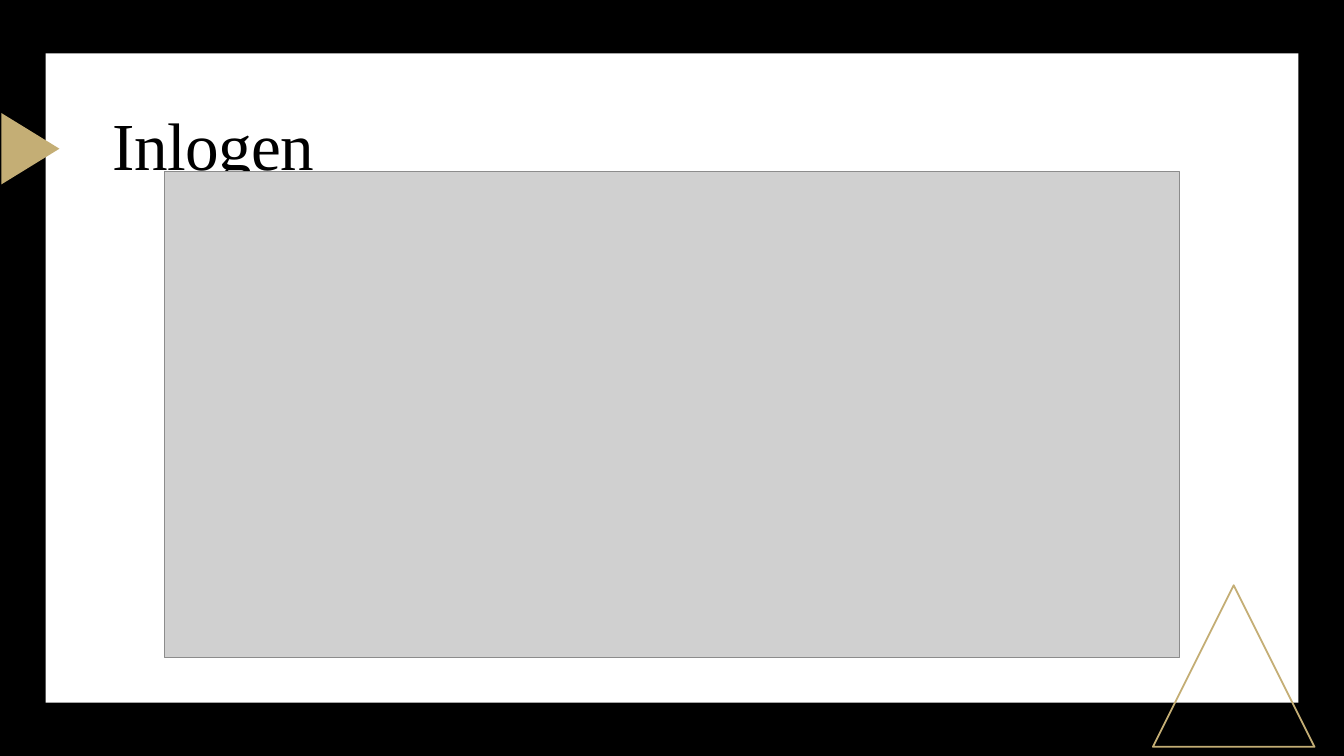
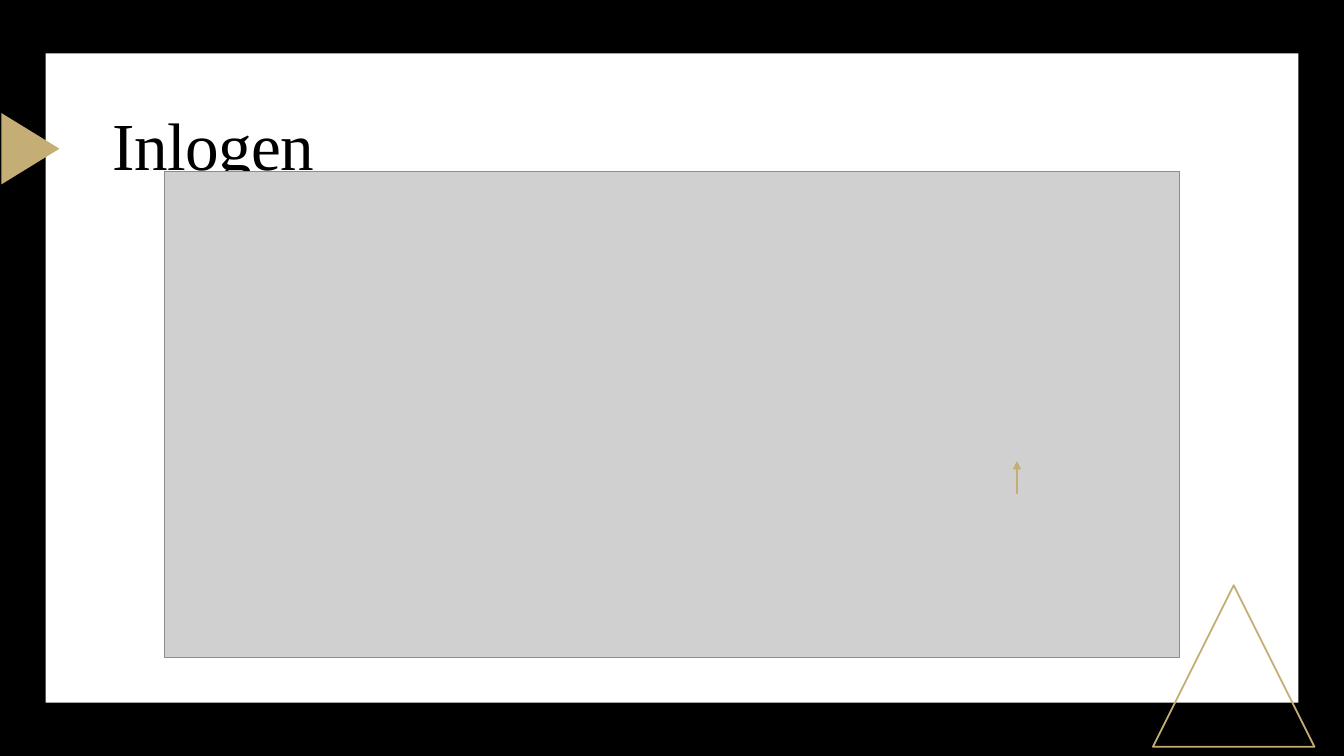
Before and after one commit to CruZxPog/GIP, a slide deck: slide 9 of Gip verslag & powerpoint/GIP_PWP.pptx (slide 10 before the commit). Drawn at 1344x756 pixels with LibreOffice and Linux fonts; fonts in the diff are those of the drawing; grey boxes stand for pictures. Boxes give left, top, right and bottom in pixels: in the first picture for what was removed or moved away, otherwise in the second. Text is boxed around its words. In the diff, an @@ line names an element or a change of style, - is before the commit and + after.

```diff
--- a/Gip verslag & powerpoint/GIP_PWP.pptx
+++ b/Gip verslag & powerpoint/GIP_PWP.pptx
@@ arrow added from (1017, 494) to (1017, 461), #C4AE75 1 pt @@
```
Also in this commit, not shown: 1 other slide changed, 1 slide removed.
